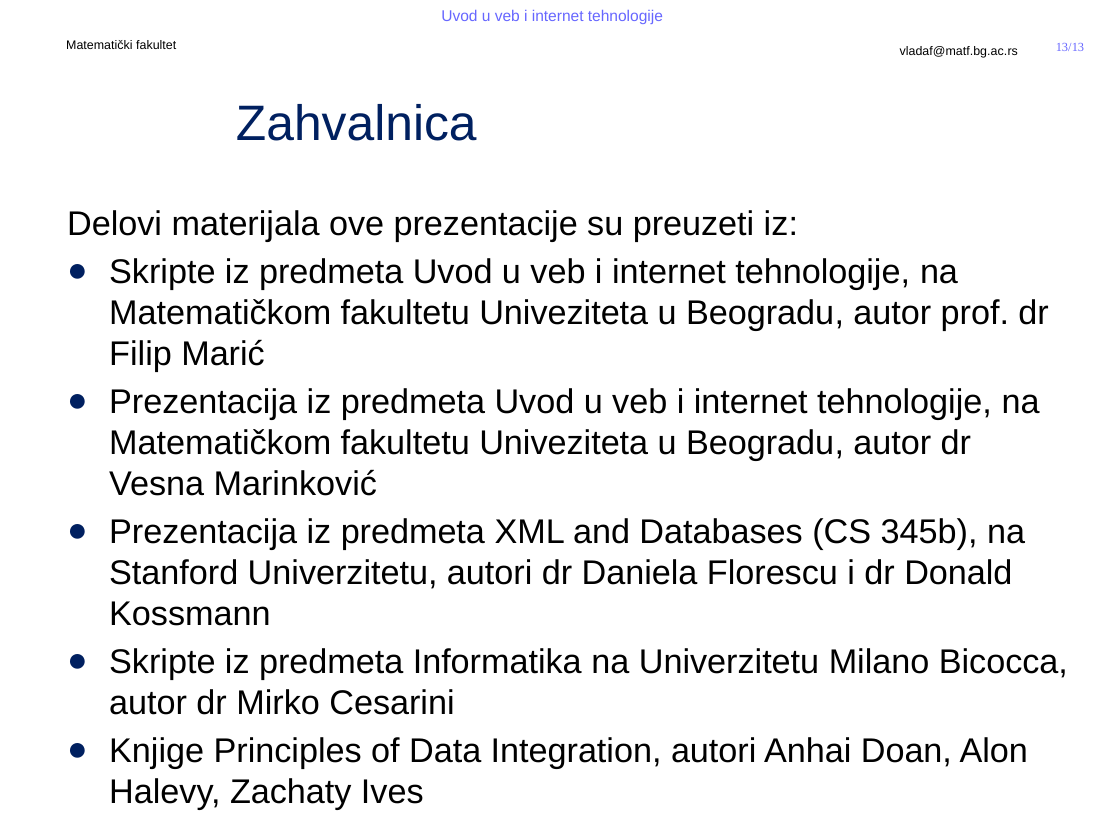
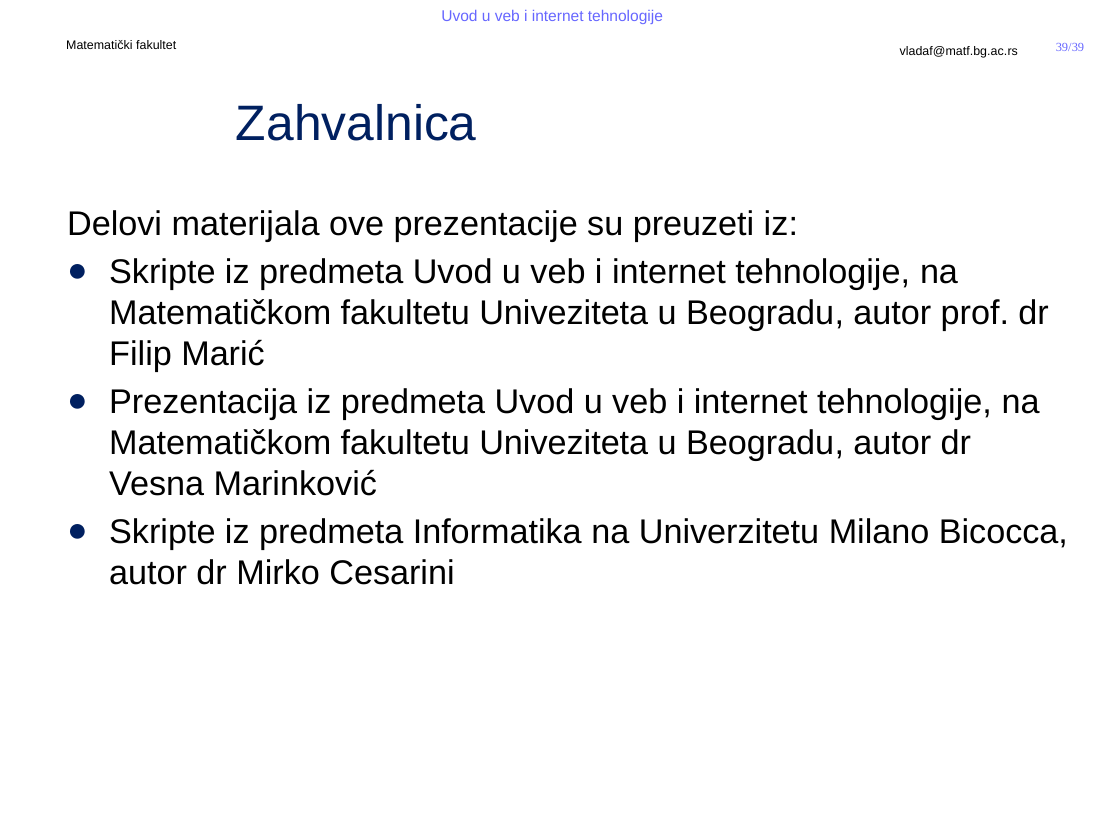
Before and after one commit to MatfUVIT/info, a slide deck: slide 39 of predavanja/prezentacije/UVIT04-01-CSS.pptx (slide 13 before the commit). Drawn at 1120x840 pixels with LibreOffice and Linux fonts; fonts in the diff are those of the drawing; background and template pictures are left out. Boxes give left, top, right and bottom in pixels: in the first picture for what was removed or moved away, otherwise in the second. Text is boxed around its words. In the diff, an @@ line names an element or a change of style, - is before the commit and + after.

```diff
--- a/predavanja/prezentacije/UVIT04-01-CSS.pptx
+++ b/predavanja/prezentacije/UVIT04-01-CSS.pptx
@@ page number at [1056,43,1084,51]: text changed @@
-13/13
+39/39
@@ text at [109,518,1025,626]: paragraph removed @@
-● Prezentacija iz predmeta XML and Databases (CS 345b), na Stanford Univerzitetu, autori dr Daniela Florescu i dr Donald Kossmann
@@ text at [109,737,1028,810]: paragraph removed @@
-● Knjige Principles of Data Integration, autori Anhai Doan, Alon Halevy, Zachaty Ives
```
Also in this commit, not shown: 26 slides added, 3 other files.
